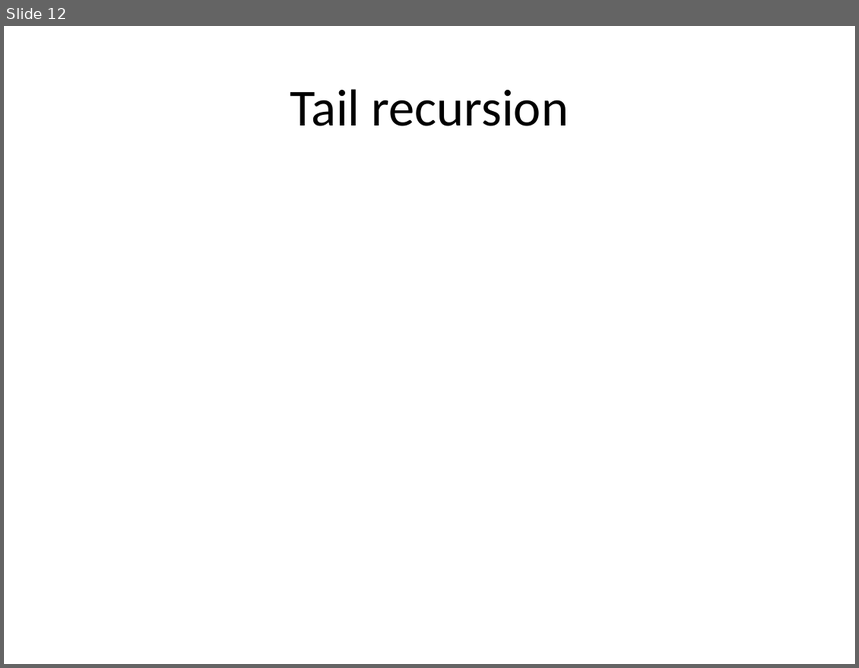
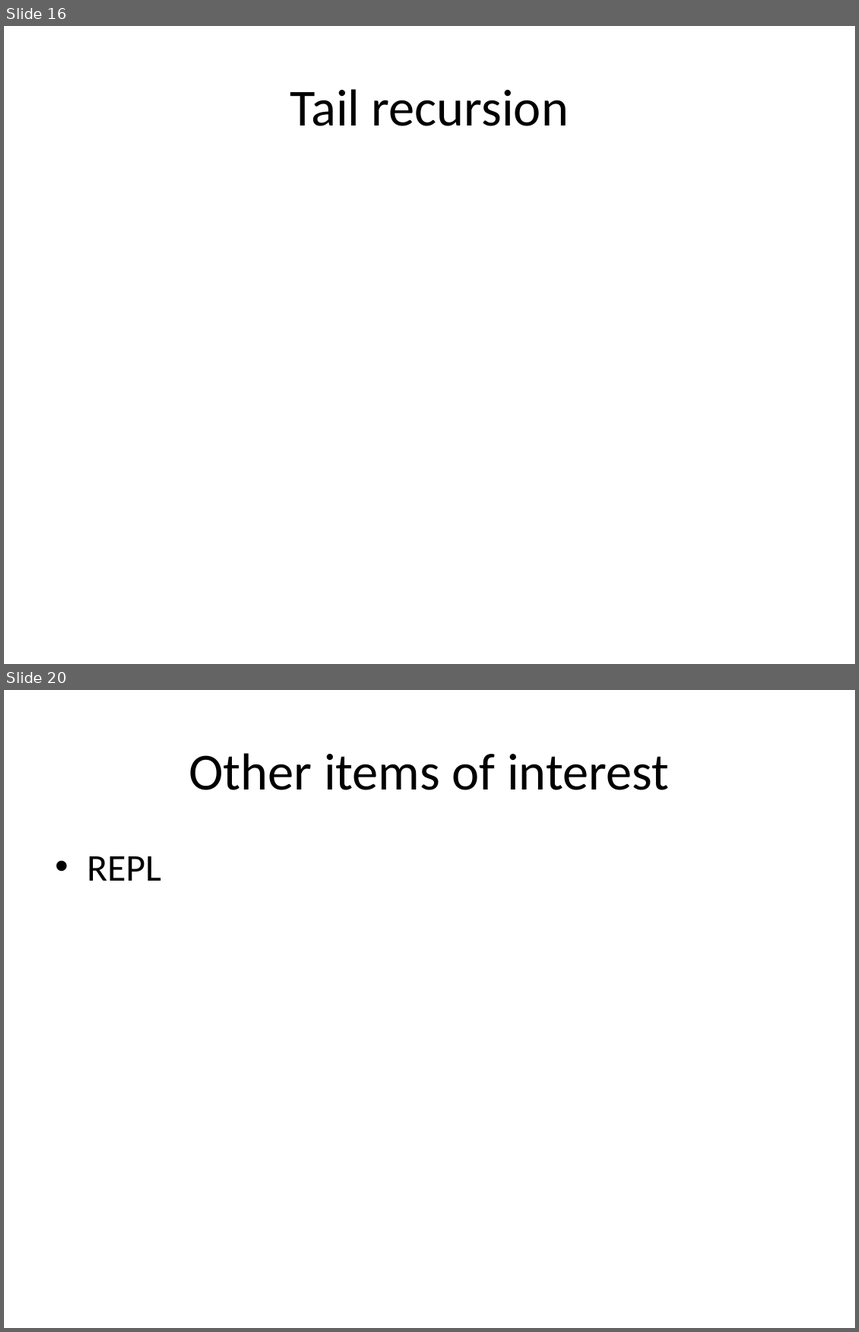
Before and after one commit to todkar/Away_Day, a slide deck: Scala_Away_Day.pptx. Shown one above the other, each under a label of ours: slide 12 before the commit, slides 16 and 20 after it; the slides between them are not shown. The pictures are 859x668 and 859x1332 pixels, drawn with LibreOffice and Linux fonts; fonts in the diff are those of the drawing. Boxes give left, top, right and bottom in pixels: in the first picture for what was removed or moved away, otherwise in the second. Text is boxed around its words. In the diff, an @@ line names an element or a change of style, - is before the commit and + after.

```diff
--- a/Scala_Away_Day.pptx
+++ b/Scala_Away_Day.pptx
@@ slide 20 added at box(4, 690, 855, 1328), background #FFFFFF @@
@@ title added at box(189, 753, 669, 790), 44 pt, text #000000 @@
+Other items of interest
@@ text added at box(87, 856, 161, 881), 32 pt, text #000000 @@
+• REPL
@@ what was slide 12 is now slide 16 @@
```
Also in this commit, not shown: 8 other slides added, 1 slide removed, 8 other files.
